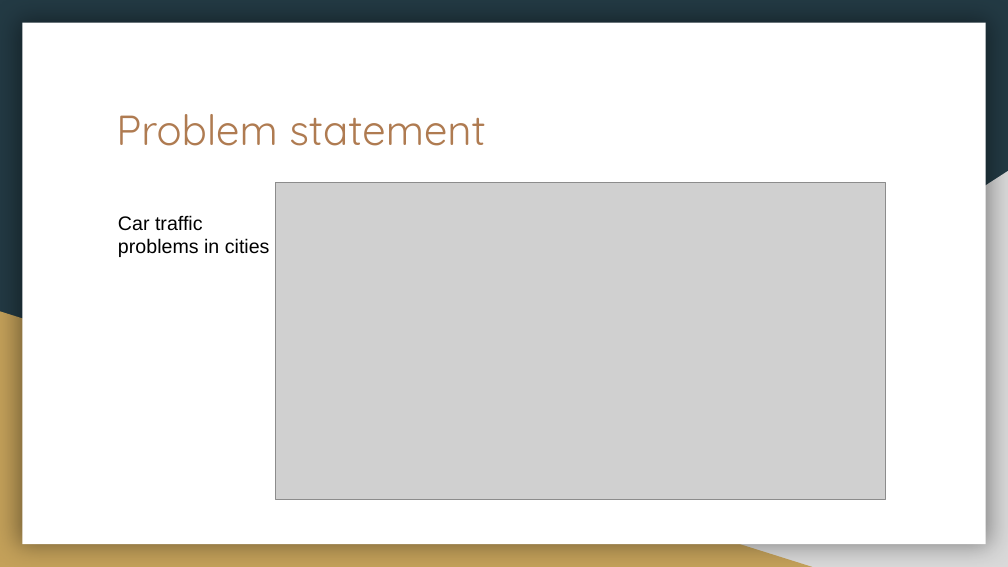
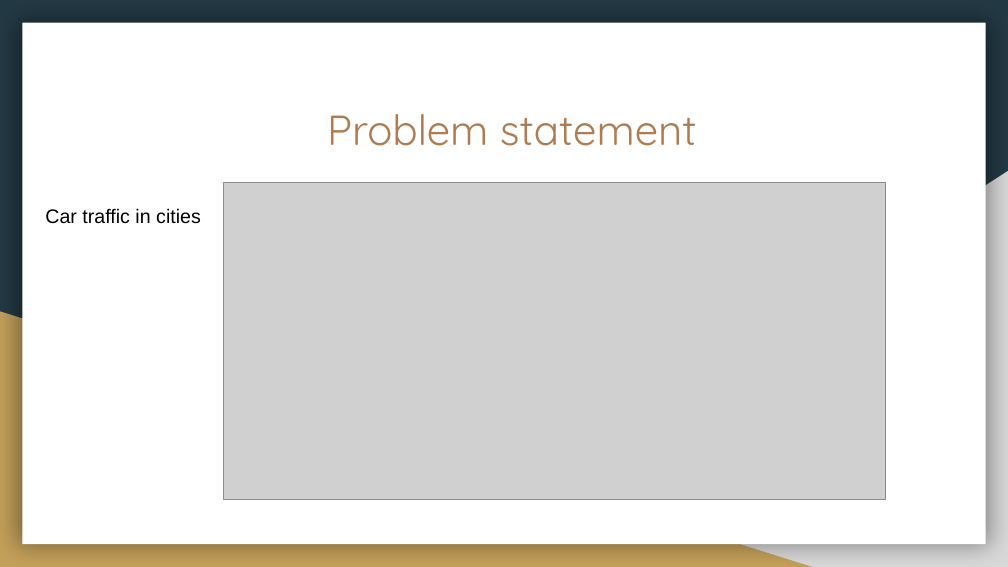
Before and after one commit to dholonakter/Csharp-Traffic-Simulation, a slide deck: slide 3 of First_version_of_the_presentation.pptx. Drawn at 1008x567 pixels with LibreOffice and Linux fonts; fonts in the diff are those of the drawing; grey boxes stand for pictures. Boxes give left, top, right and bottom in pixels: in the first picture for what was removed or moved away, otherwise in the second. Text is boxed around its words. In the diff, an @@ line names an element or a change of style, - is before the commit and + after.

```diff
--- a/First_version_of_the_presentation.pptx
+++ b/First_version_of_the_presentation.pptx
@@ title "Problem statement" at (327, 114, 697, 146): alignment left to centre @@
@@ text at (45, 208, 201, 224): text changed @@
-Car traffic
-problems in cities
+Car traffic in cities
@@ picture: place and size @@
-picture at (276, 182, 886, 499)
+picture at (224, 182, 886, 499)
```
Also in this commit, not shown: 6 other slides changed, 10 other files.
